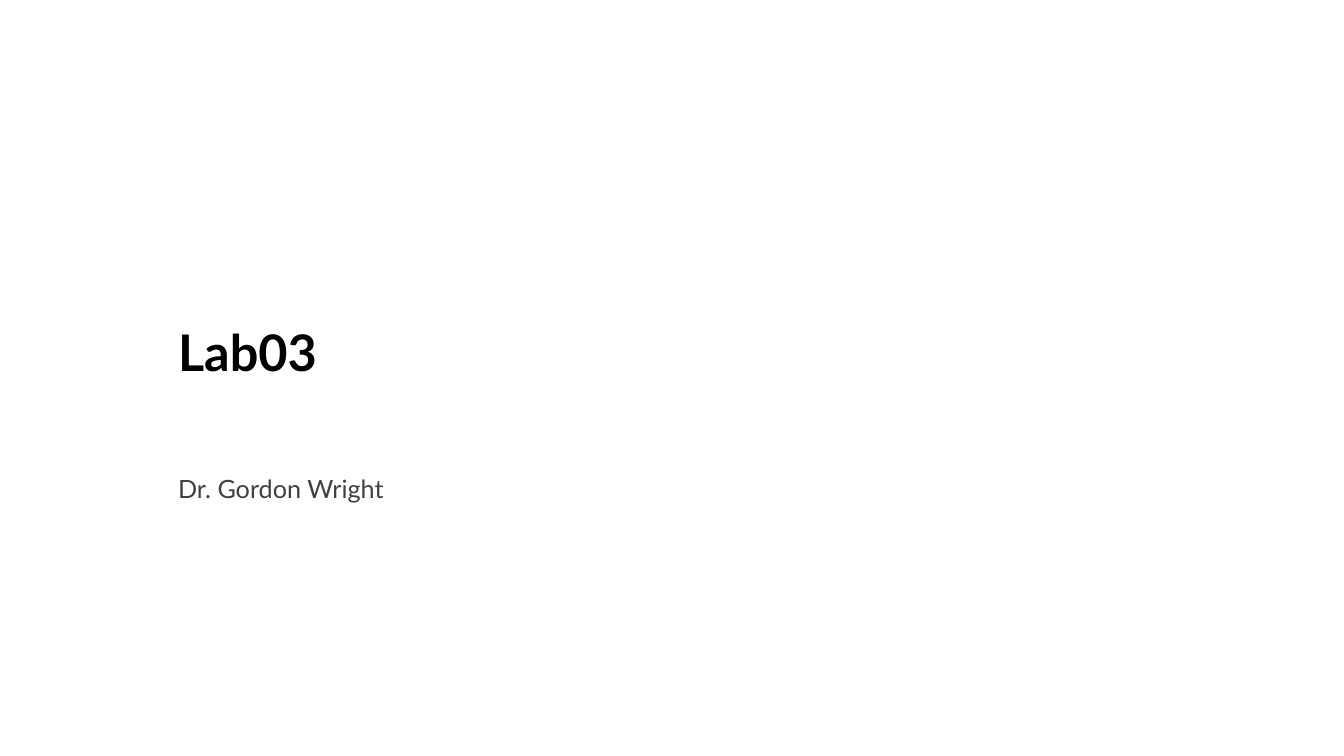
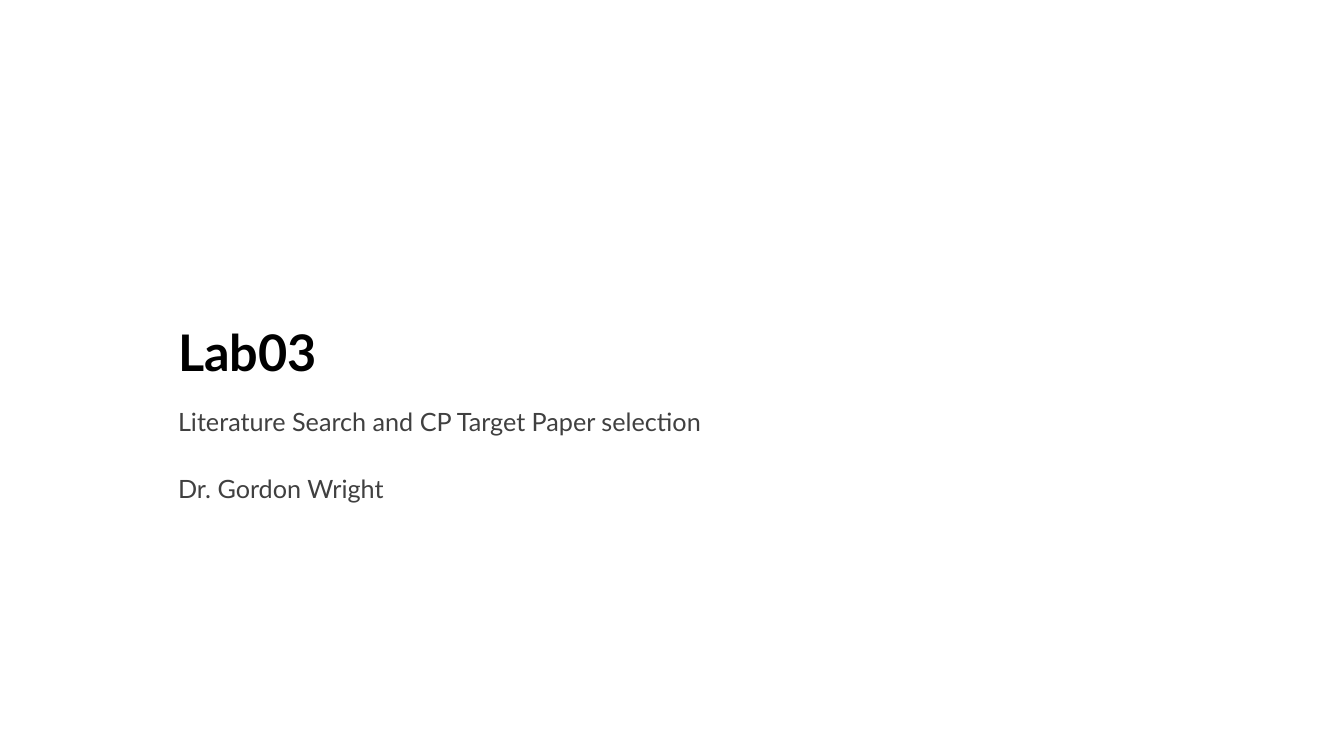
Before and after one commit to LittleMonkeyLab/PS52007Dslides, a slide deck: slide 1 of _site/labs/Lab03/Lab03.pptx. Drawn at 1344x756 pixels with LibreOffice and Linux fonts; fonts in the diff are those of the drawing; background and template pictures are left out. Boxes give left, top, right and bottom in pixels: in the first picture for what was removed or moved away, otherwise in the second. Text is boxed around its words. In the diff, an @@ line names an element or a change of style, - is before the commit and + after.

```diff
--- a/_site/labs/Lab03/Lab03.pptx
+++ b/_site/labs/Lab03/Lab03.pptx
@@ subtitle at (178,412,700,503): text changed @@
-Dr. Gordon Wright
+Literature Search and CP Target Paper selection
+Dr. Gordon Wright
```
Also in this commit, not shown: 1 other slide changed, 13 slides added, 3 slides removed, 47 other files.
